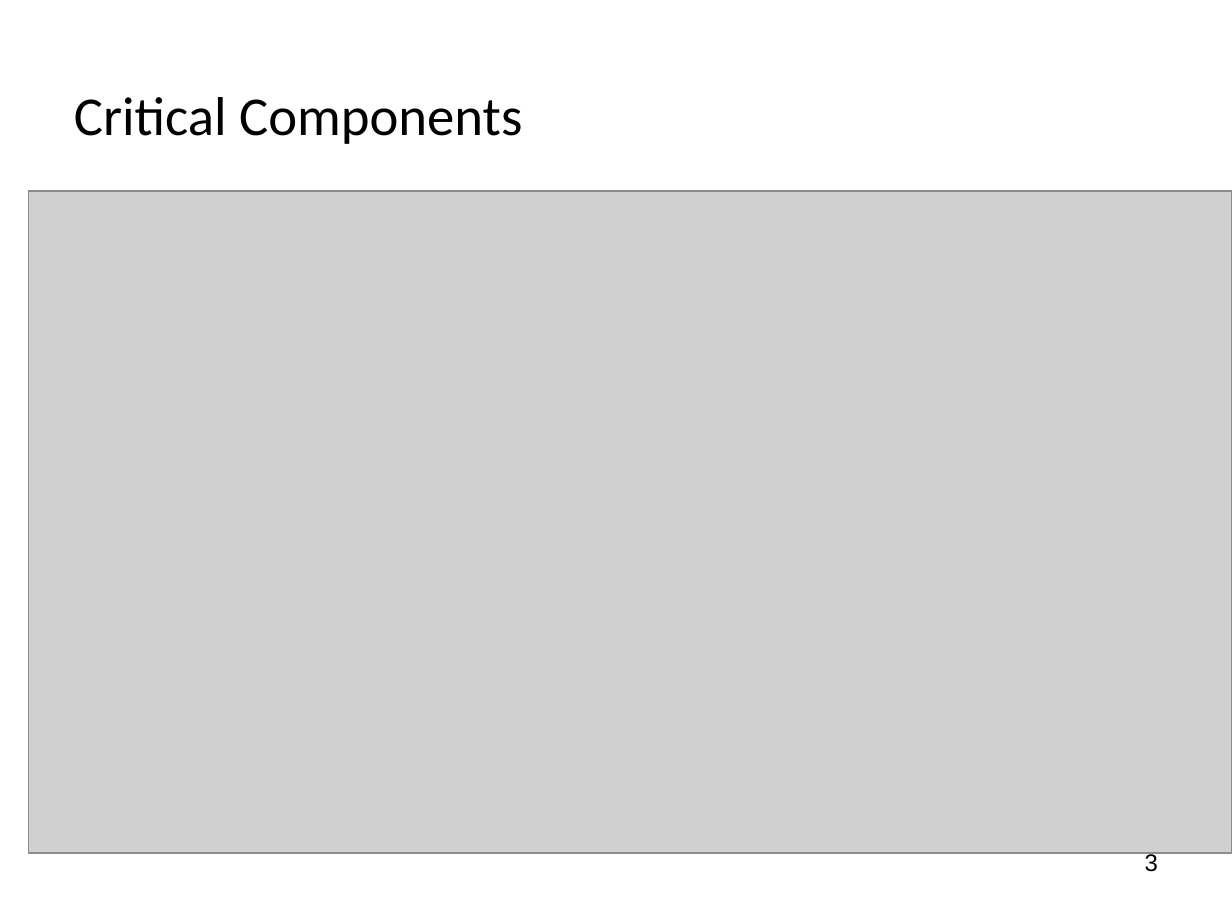
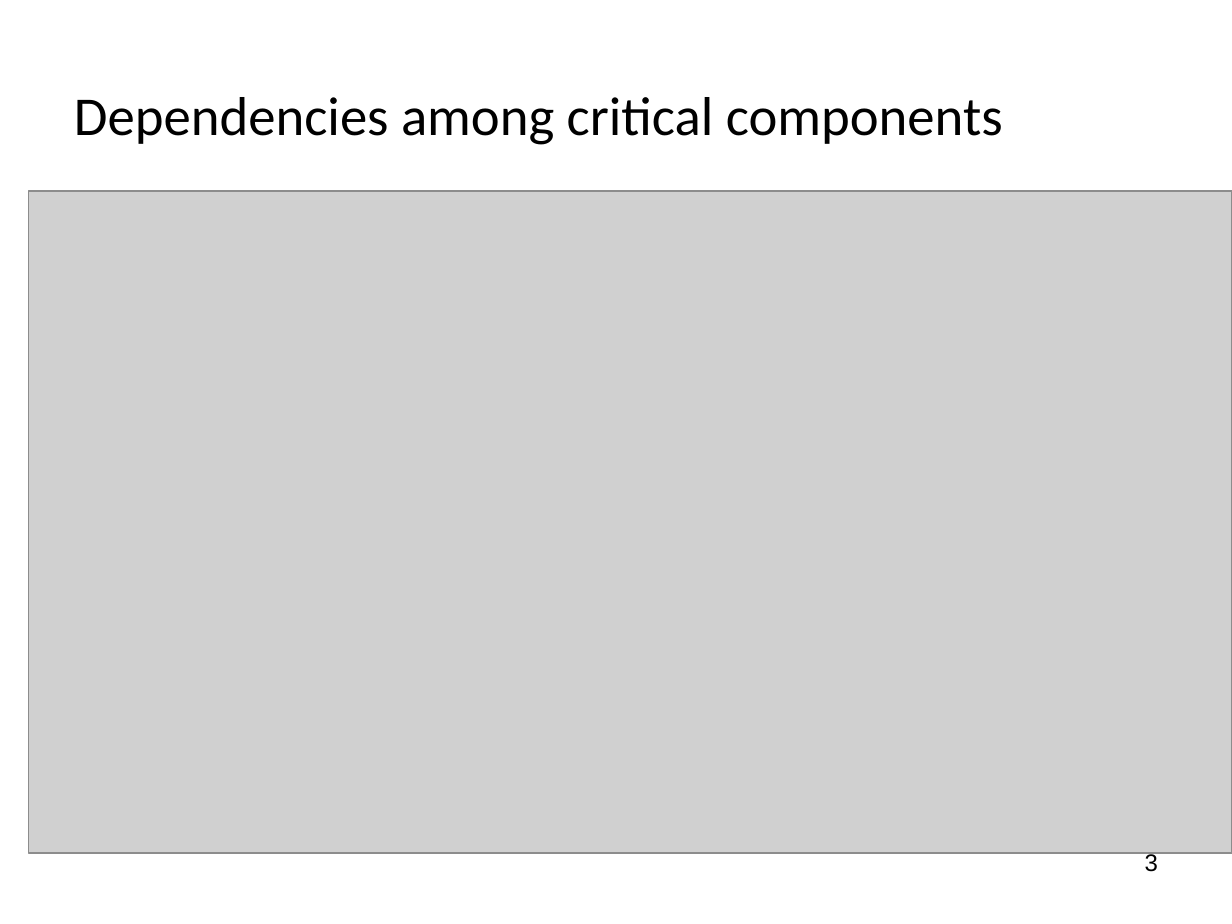
Before and after one commit to pavelgrib/SE_CW1, a slide deck: slide 4 of jmva_presentation.pptx (slide 5 before the commit). Drawn at 1232x924 pixels with LibreOffice and Linux fonts; fonts in the diff are those of the drawing; grey boxes stand for pictures; background and template pictures are left out. Boxes give left, top, right and bottom in pixels: in the first picture for what was removed or moved away, otherwise in the second. Text is boxed around its words. In the diff, an @@ line names an element or a change of style, - is before the commit and + after.

```diff
--- a/jmva_presentation.pptx
+++ b/jmva_presentation.pptx
@@ title at [74, 97, 1003, 145]: text changed @@
-Critical Components
+Dependencies among critical components
```
Also in this commit, not shown: 2 other slides changed.
